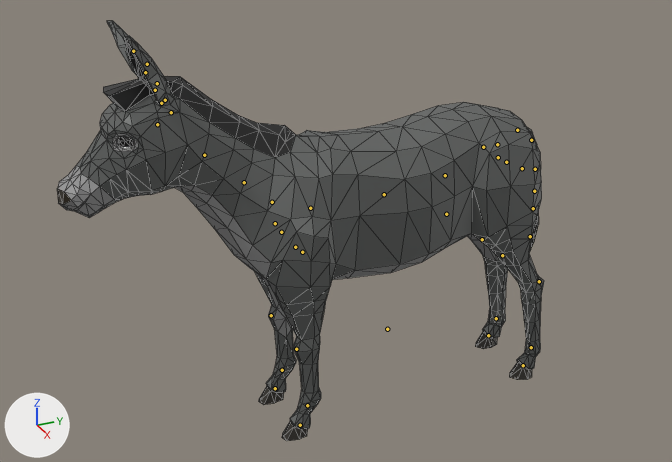
Renders of the glTF model demo/animals/Donkey.glb from each side of a commit.
One viewpoint serves both versions: a camera (50 mm lens) standing at (7.17, -3.8, 5.5) and looking at (-0.09, -0.53, 1.87). Lighting does not change. The marker at lower left points along +X, +Y and +Z. The first picture is the older version. The bones that change, and the others that lie on the model, are drawn over the model as lines. Mesh edges are drawn as thin lines.

In view in the first picture: 'Donkey'.
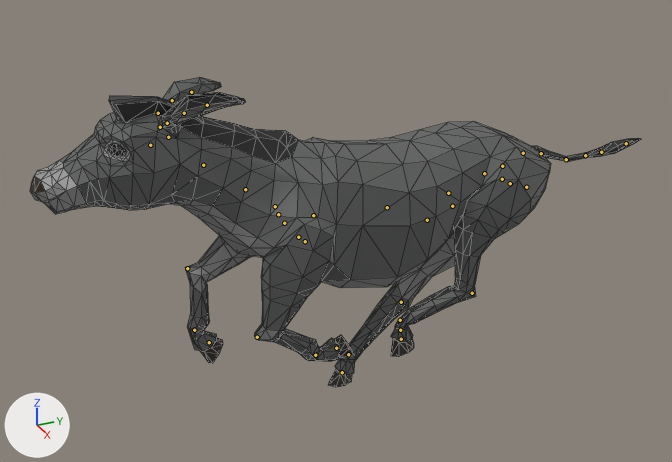
The newer file adds an action. The first version stands in its rest pose; the second is drawn at frame 5 of the action 'AnimalArmature|Gallop'.

The edits, one by one:
Bone 'Body' (bone_body) moves from (0.0, 0.0, 0.0) to (0.00044, -0.00021, -0.00125).
Bone 'Body' (bone_body) turns from (0, 0, 0) to (-4, -1, 0) degrees about its own x, y and z.
Bone 'Back' (bone_back) moves from (0.0, 0.0, 0.0) to (4e-05, 0.00233, 0.00029).
Bone 'Neck1' (bone_neck1) turns from (0, 0, 0) to (-8, 0, 0) degrees about its own x, y and z.
Bone 'Neck3' (bone_neck3) turns from (0, 0, 0) to (-7, 0, 0) degrees about its own x, y and z.
Bone 'Head' (bone_head) turns from (0, 0, 0) to (30, 0, 1) degrees about its own x, y and z.
Bone 'Ear2.L' (bone_ear2_l) turns from (0, 0, 0) to (-6, 35, 58) degrees about its own x, y and z.
Bone 'Ear3.L' (bone_ear3_l) turns from (0, 0, 0) to (-4, -1, 10) degrees about its own x, y and z.
Bone 'Ear4.L' (bone_ear4_l) turns from (0, 0, 0) to (-12, -1, 14) degrees about its own x, y and z.
Bone 'Ear2.R' (bone_ear2_r) turns from (0, 0, 0) to (-6, -35, -58) degrees about its own x, y and z.
Bone 'Ear3.R' (bone_ear3_r) turns from (0, 0, 0) to (-8, 2, -14) degrees about its own x, y and z.
Bone 'Ear4.R' (bone_ear4_r) turns from (0, 0, 0) to (-11, 1, -13) degrees about its own x, y and z.
Bone 'FrontShoulder.L' (bone_frontshoulder_l) moves from (0.0, 0.0, 0.0) to (-0.00159, 0.00021, -0.00016).
Bone 'FrontUpperLeg.L' (bone_frontupperleg_l) turns from (0, 0, 0) to (-20, -1, 1) degrees about its own x, y and z.
Bone 'FrontLowerLeg.L' (bone_frontlowerleg_l) turns from (0, 0, 0) to (-74, 0, 0) degrees about its own x, y and z.
Bone 'FrontShoulder.R' (bone_frontshoulder_r) moves from (0.0, 0.0, 0.0) to (0.00152, 0.0002, -0.00015).
Bone 'FrontUpperLeg.R' (bone_frontupperleg_r) turns from (0, 0, 0) to (-58, 0, 0) degrees about its own x, y and z.
Bone 'FrontLowerLeg.R' (bone_frontlowerleg_r) turns from (0, 0, 0) to (-56, 0, 0) degrees about its own x, y and z.
Bone 'BackShoulder.L' (bone_backshoulder_l) turns from (0, 0, 0) to (-2, -47, 10) degrees about its own x, y and z.
Bone 'BackLeg.L' (bone_backleg_l) turns from (0, 0, 0) to (-3, -3, 4) degrees about its own x, y and z.
Bone 'BackUpperLeg.L' (bone_backupperleg_l) turns from (0, 0, 0) to (17, 1, 3) degrees about its own x, y and z.
Bone 'BackLowerLeg.L' (bone_backlowerleg_l) turns from (0, 0, 0) to (40, 1, 1) degrees about its own x, y and z.
Bone 'BackShoulder.R' (bone_backshoulder_r) turns from (0, 0, 0) to (11, 34, 17) degrees about its own x, y and z.
Bone 'BackLeg.R' (bone_backleg_r) turns from (0, 0, 0) to (8, -6, 9) degrees about its own x, y and z.
Bone 'BackUpperLeg.R' (bone_backupperleg_r) turns from (0, 0, 0) to (-32, 3, 5) degrees about its own x, y and z.
Bone 'BackLowerLeg.R' (bone_backlowerleg_r) turns from (0, 0, 0) to (-16, 0, -2) degrees about its own x, y and z.
Bone 'Tail2' (bone_tail2) turns from (0, 0, 0) to (30, 0, 0) degrees about its own x, y and z.
Bone 'Tail3' (bone_tail3) turns from (0, 0, 0) to (31, 0, 0) degrees about its own x, y and z.
Bone 'Tail4' (bone_tail4) turns from (0, 0, 0) to (30, 0, 0) degrees about its own x, y and z.
Bone 'Tail5' (bone_tail5) turns from (0, 0, 0) to (5, 0, 0) degrees about its own x, y and z.
Bone 'Tail6' (bone_tail6) turns from (0, 0, 0) to (6, 0, 0) degrees about its own x, y and z.
Bone 'IKBackLeg.L' (bone_ikbackleg_l) moves from (0.0, 0.0, 0.0) to (0.0, -0.00079, -0.01725).
Bone 'IKBackLeg.L' (bone_ikbackleg_l) turns from (0, 0, 0) to (26, 0, 0) degrees about its own x, y and z.
Bone 'IKFrontLeg.L' (bone_ikfrontleg_l) moves from (0.0, 0.0, 0.0) to (0.0, -0.00534, -0.00116).
Bone 'IKFrontLeg.L' (bone_ikfrontleg_l) turns from (0, 0, 0) to (118, 0, 0) degrees about its own x, y and z.
Bone 'IKBackLeg.R' (bone_ikbackleg_r) moves from (0.0, 0.0, 0.0) to (0.0, 0.00667, -0.01677).
Bone 'IKBackLeg.R' (bone_ikbackleg_r) turns from (0, 0, 0) to (2, 0, 0) degrees about its own x, y and z.
Bone 'IKFrontLeg.R' (bone_ikfrontleg_r) moves from (0.0, 0.0, 0.0) to (0.0, -0.00313, -0.01055).
Bone 'IKFrontLeg.R' (bone_ikfrontleg_r) turns from (0, 0, 0) to (59, 0, 0) degrees about its own x, y and z.

Changed parts and their boxes (x1, y1, x2, y2) in the pictures (672 x 462 px):
'Donkey', posed (25% wider, 26% shorter): before (57, 20, 544, 441); after (30, 77, 641, 387)
bone 'Body', root to tip: before (387, 329) to (387, 327); after (400, 330) to (400, 328)
bone 'Back', root to tip: before (497, 144) to (497, 145); after (502, 166) to (502, 166)
bone 'Neck1', root to tip: before (272, 202) to (271, 201); after (275, 206) to (274, 206)
bone 'Neck3', root to tip: before (204, 155) to (204, 154); after (203, 165) to (203, 165)
bone 'Head', root to tip: before (157, 124) to (157, 125); after (150, 145) to (150, 145)
bone 'Ear2.L', root to tip: before (165, 100) to (164, 99); after (167, 123) to (167, 123)
bone 'Ear3.L', root to tip: before (157, 83) to (156, 83); after (184, 113) to (185, 113)
bone 'Ear4.L', root to tip: before (147, 64) to (147, 64); after (207, 105) to (207, 105)
bone 'Ear2.R', root to tip: before (155, 90) to (155, 89); after (158, 113) to (158, 112)
bone 'Ear3.R', root to tip: before (145, 72) to (145, 71); after (172, 100) to (172, 100)
bone 'Ear4.R', root to tip: before (133, 51) to (133, 50); after (191, 92) to (192, 91)
bone 'FrontShoulder.L', root to tip: before (295, 247) to (296, 247); after (298, 237) to (298, 237)
bone 'FrontUpperLeg.L', root to tip: before (302, 252) to (302, 253); after (305, 241) to (304, 242)
bone 'FrontLowerLeg.L', root to tip: before (296, 349) to (297, 350); after (257, 337) to (258, 337)
bone 'FrontShoulder.R', root to tip: before (281, 232) to (281, 231); after (284, 223) to (284, 222)
bone 'FrontUpperLeg.R', root to tip: before (275, 223) to (275, 224); after (278, 214) to (277, 215)
bone 'FrontLowerLeg.R', root to tip: before (271, 315) to (271, 316); after (187, 268) to (187, 269)
bone 'BackShoulder.L', root to tip: before (506, 162) to (506, 162); after (510, 183) to (510, 184)
bone 'BackLeg.L', root to tip: before (522, 168) to (521, 169); after (526, 187) to (526, 187)
bone 'BackUpperLeg.L', root to tip: before (482, 239) to (483, 240); after (452, 206) to (453, 207)
bone 'BackLowerLeg.L', root to tip: before (539, 281) to (539, 282); after (472, 293) to (471, 293)
bone 'BackShoulder.R', root to tip: before (498, 157) to (498, 157); after (502, 179) to (502, 178)
bone 'BackLeg.R', root to tip: before (483, 147) to (483, 148); after (484, 173) to (484, 173)
bone 'BackUpperLeg.R', root to tip: before (446, 214) to (447, 214); after (427, 220) to (427, 220)
bone 'BackLowerLeg.R', root to tip: before (502, 255) to (502, 256); after (401, 302) to (400, 302)
bone 'Tail2', root to tip: before (517, 130) to (517, 130); after (523, 153) to (523, 153)
bone 'Tail3', root to tip: before (531, 140) to (531, 141); after (541, 153) to (541, 153)
bone 'Tail4', root to tip: before (535, 169) to (535, 169); after (566, 159) to (566, 159)
bone 'Tail5', root to tip: before (534, 191) to (534, 191); after (585, 155) to (586, 155)
bone 'Tail6', root to tip: before (533, 208) to (532, 209); after (601, 152) to (602, 152)
bone 'IKBackLeg.L', root to tip: before (531, 347) to (530, 349); after (400, 320) to (400, 321)
bone 'IKFrontLeg.L', root to tip: before (307, 405) to (307, 406); after (315, 355) to (316, 354)
bone 'IKBackLeg.R', root to tip: before (496, 318) to (495, 319); after (348, 354) to (348, 356)
bone 'IKFrontLeg.R', root to tip: before (282, 370) to (281, 371); after (194, 330) to (195, 330)
